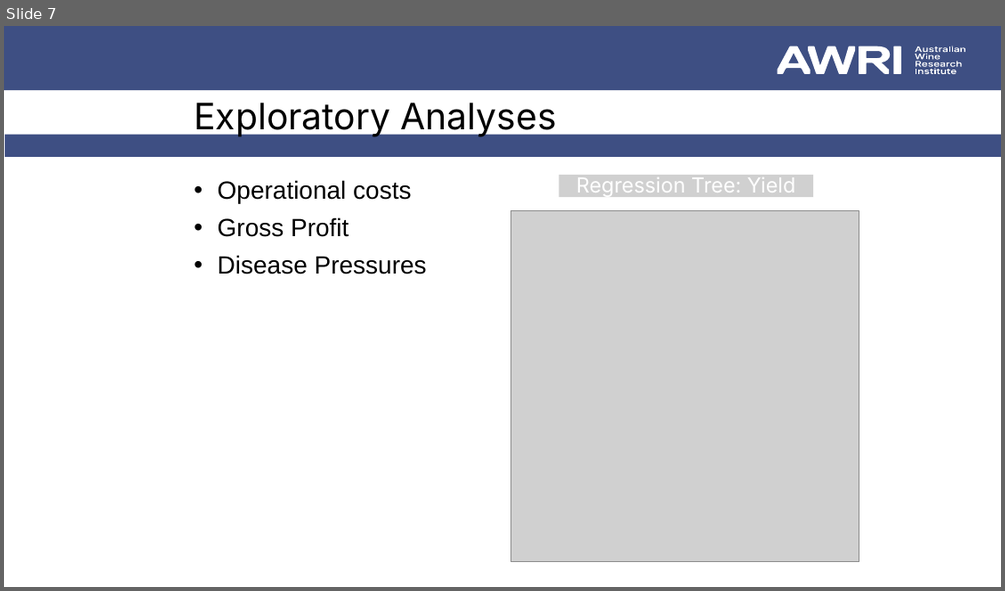
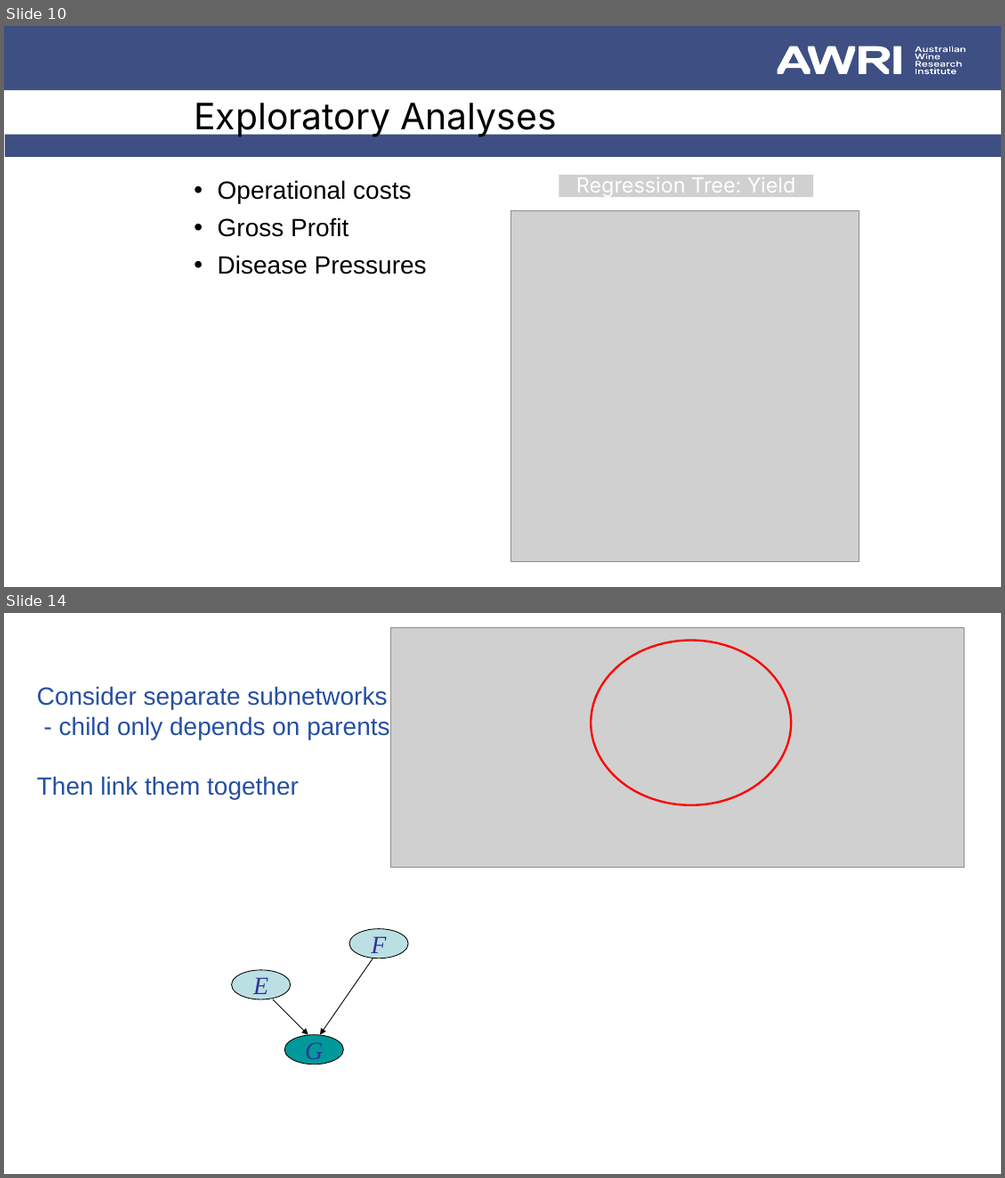
Before and after one commit to JixTheCat/Bayesian-network, a slide deck: BN Workshop 1.pptx. Shown one above the other, each under a label of ours: slide 7 before the commit, slides 10 and 14 after it; the slides between them are not shown. The pictures are 1005x591 and 1005x1178 pixels, drawn with LibreOffice and Linux fonts; fonts in the diff are those of the drawing; grey boxes stand for pictures. Boxes give left, top, right and bottom in pixels: in the first picture for what was removed or moved away, otherwise in the second. Text is boxed around its words. In the diff, an @@ line names an element or a change of style, - is before the commit and + after.

```diff
--- a/BN Workshop 1.pptx
+++ b/BN Workshop 1.pptx
@@ slide 14 added at (4, 613, 1001, 1174), background #FFFFFF @@
@@ picture added at (390, 628, 964, 868) @@
@@ ellipse added at (591, 640, 792, 804), outline #FF0000 2 pt @@
@@ text added at (37, 686, 389, 799), 24 pt, text #254FA3 @@
+Consider separate subnetworks
+- child only depends on parents
+Then link them together
@@ group added at (231, 929, 409, 1064): 3 ellipses, 2 arrows @@
+G
+E
+F
@@ what was slide 7 is now slide 10 @@
```
Also in this commit, not shown: 2 slides changed, 17 other slides added.
